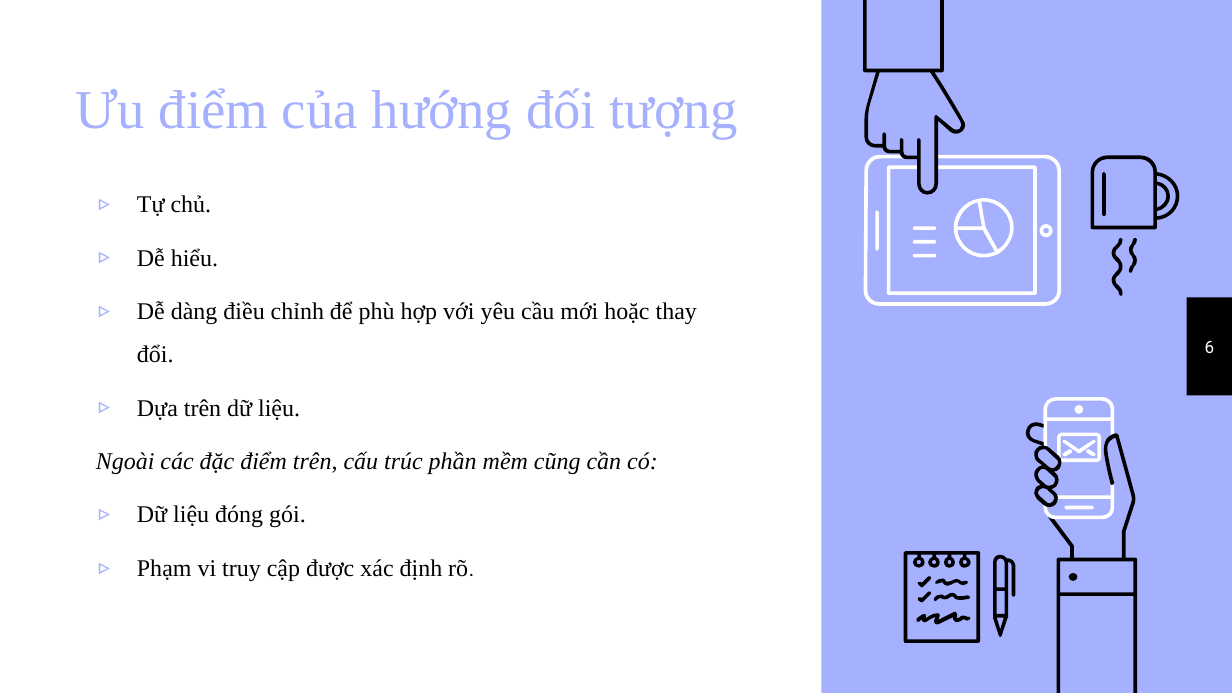
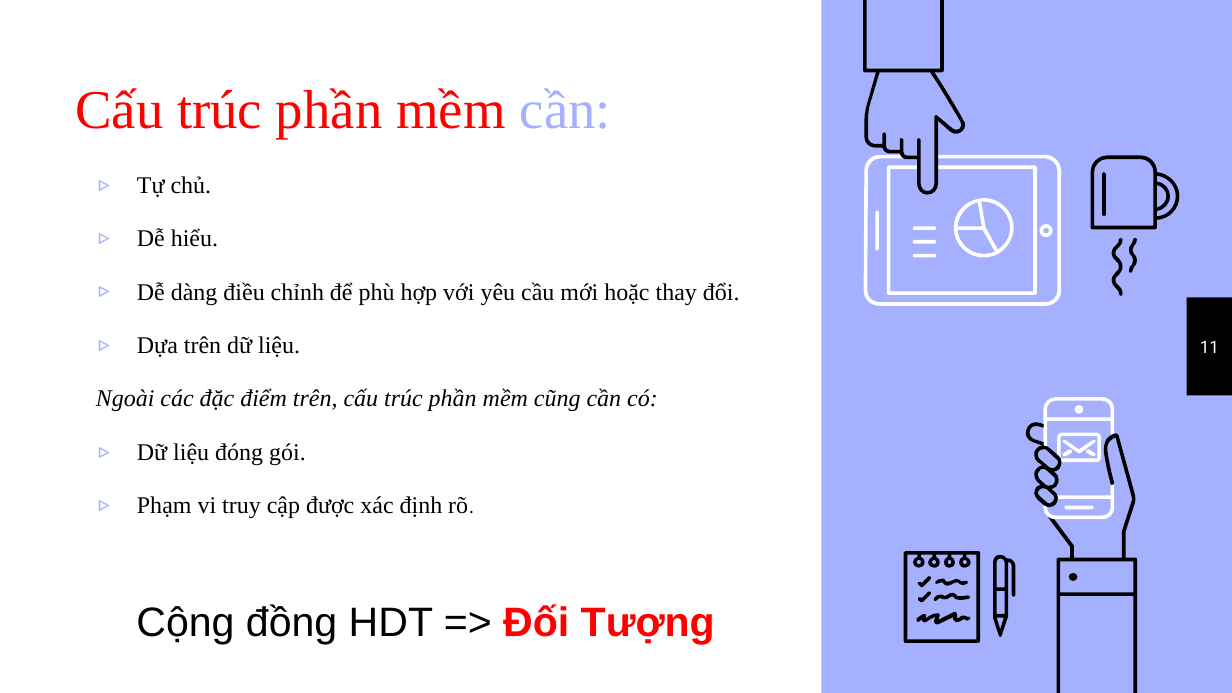
Before and after one commit to VoLeKhanhDuy/XDPM_HDT, a slide deck: slide 11 of chuong 4.pptx (slide 6 before the commit). Drawn at 1232x693 pixels with LibreOffice and Linux fonts; fonts in the diff are those of the drawing. Boxes give left, top, right and bottom in pixels: in the first picture for what was removed or moved away, otherwise in the second. Text is boxed around its words. In the diff, an @@ line names an element or a change of style, - is before the commit and + after.

```diff
--- a/chuong 4.pptx
+++ b/chuong 4.pptx
@@ title at (75,88,611,138): text changed; text colour #A5B0FE to #FF0000 @@
-Ưu điểm của hướng đối tượng
+Cấu trúc phần mềm cần:
@@ text "Tự chủ." rewrapped from (96,195,697,581) to (96,176,740,518) @@
@@ page number at (1200,341,1219,353): text changed @@
-6
+11
@@ text added at (136,604,715,644), 24 pt, text #000000 @@
+Cộng đồng HDT => Đối Tượng
```
Also in this commit, not shown: 13 other slides changed, 35 slides added, 25 slides removed, 3 other files.
